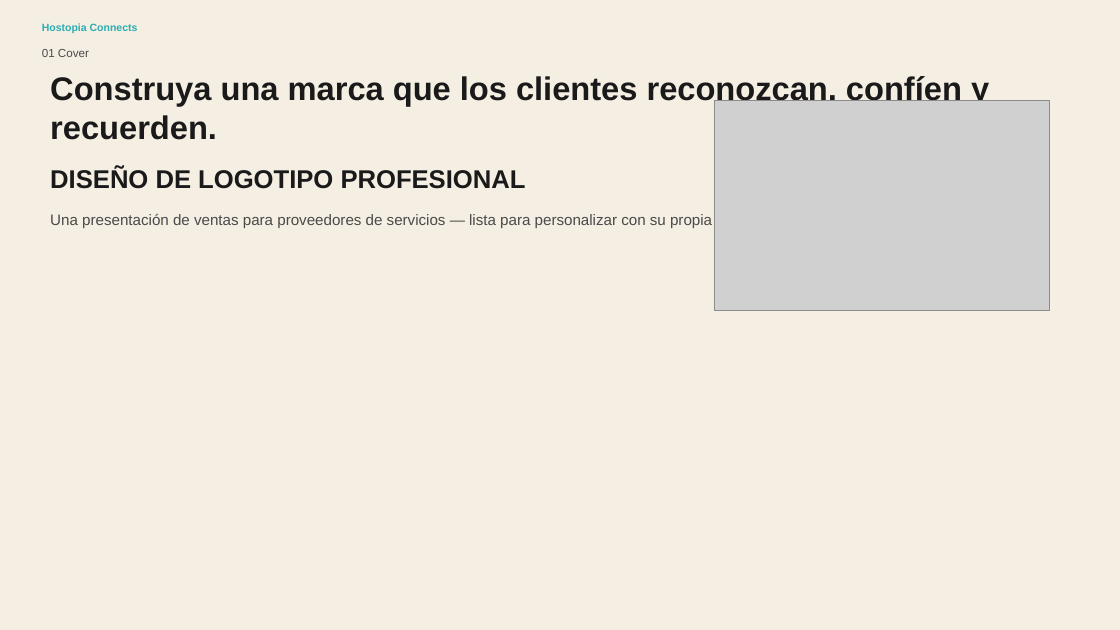
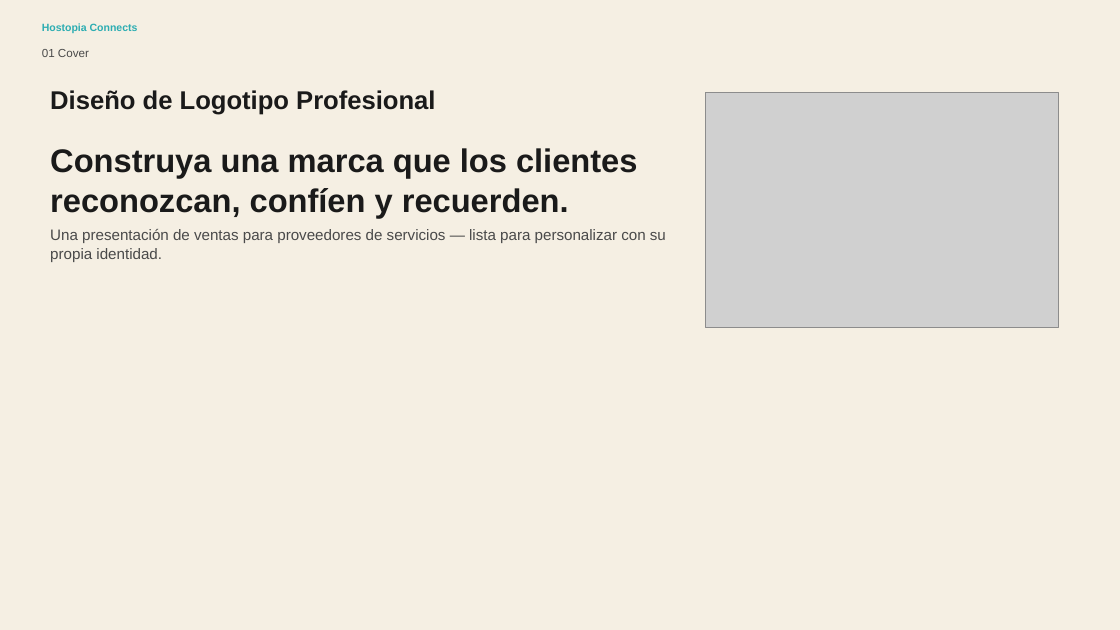
Before and after one commit to ginocardenas-cpu/hostopiaconnects, a slide deck: slide 1 of public/assets/editable/professional-logo-design-sales-presentation-2/es/Professional Logo Design Sales Presentation - es.pptx. Drawn at 1120x630 pixels with LibreOffice and Linux fonts; fonts in the diff are those of the drawing; grey boxes stand for pictures. Boxes give left, top, right and bottom in pixels: in the first picture for what was removed or moved away, otherwise in the second. Text is boxed around its words. In the diff, an @@ line names an element or a change of style, - is before the commit and + after.

```diff
--- a/public/assets/editable/professional-logo-design-sales-presentation-2/es/Professional Logo Design Sales Presentation - es.pptx
+++ b/public/assets/editable/professional-logo-design-sales-presentation-2/es/Professional Logo Design Sales Presentation - es.pptx
@@ text "Diseño de Logotipo Profesional" at (50,90,435,115): vertical alignment middle to top @@
@@ text at (50,90,435,115): text changed @@
-DISEÑO DE LOGOTIPO PROFESIONAL
+Diseño de Logotipo Profesional
@@ picture: place and size @@
-picture at (714,101,1050,311)
+picture at (706,92,1059,328)
@@ text "Construya una marca que los ...": place and size @@
-text "Construya una marca que los ..." at (50,76,989,140)
+text "Construya una marca que los ..." at (50,148,637,218)
@@ text "Construya una marca que los ..." at (50,148,637,218): vertical alignment middle to top @@
@@ text "Una presentación de ventas para ..." rewrapped from (50,214,712,228) to (50,229,666,262) @@
```
Also in this commit, not shown: 12 other slides changed, 37 other files.
